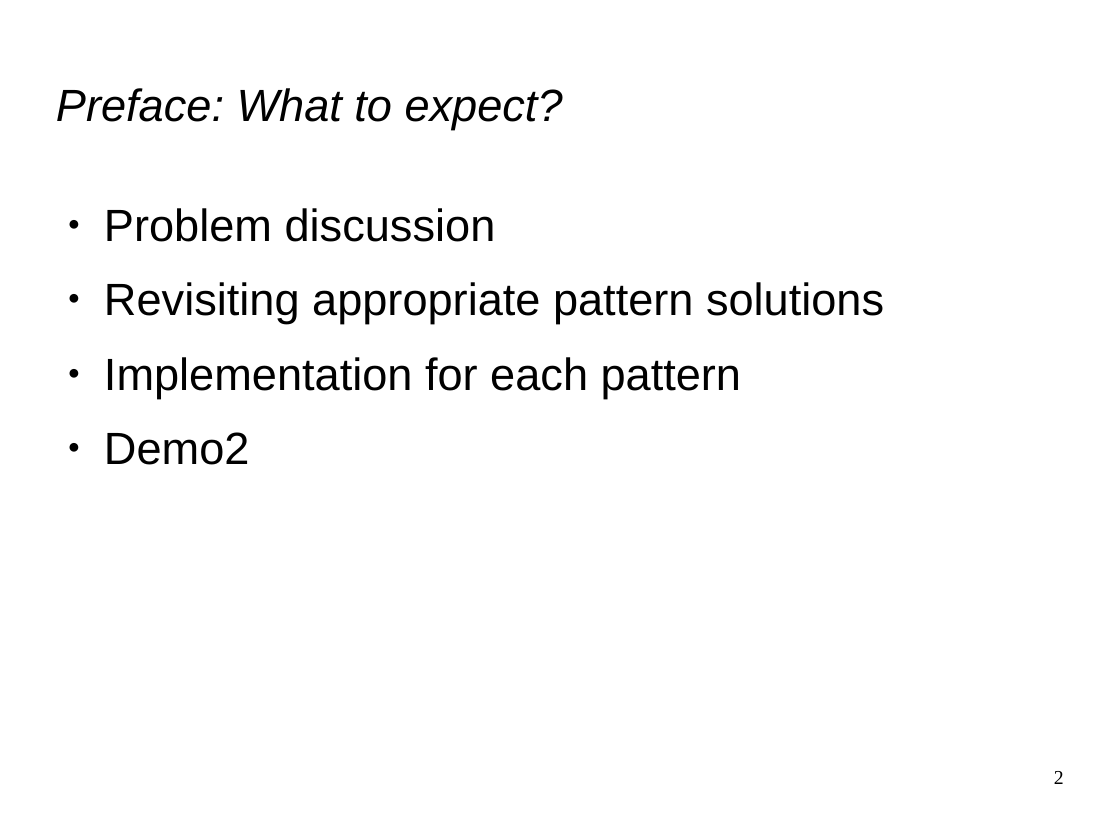
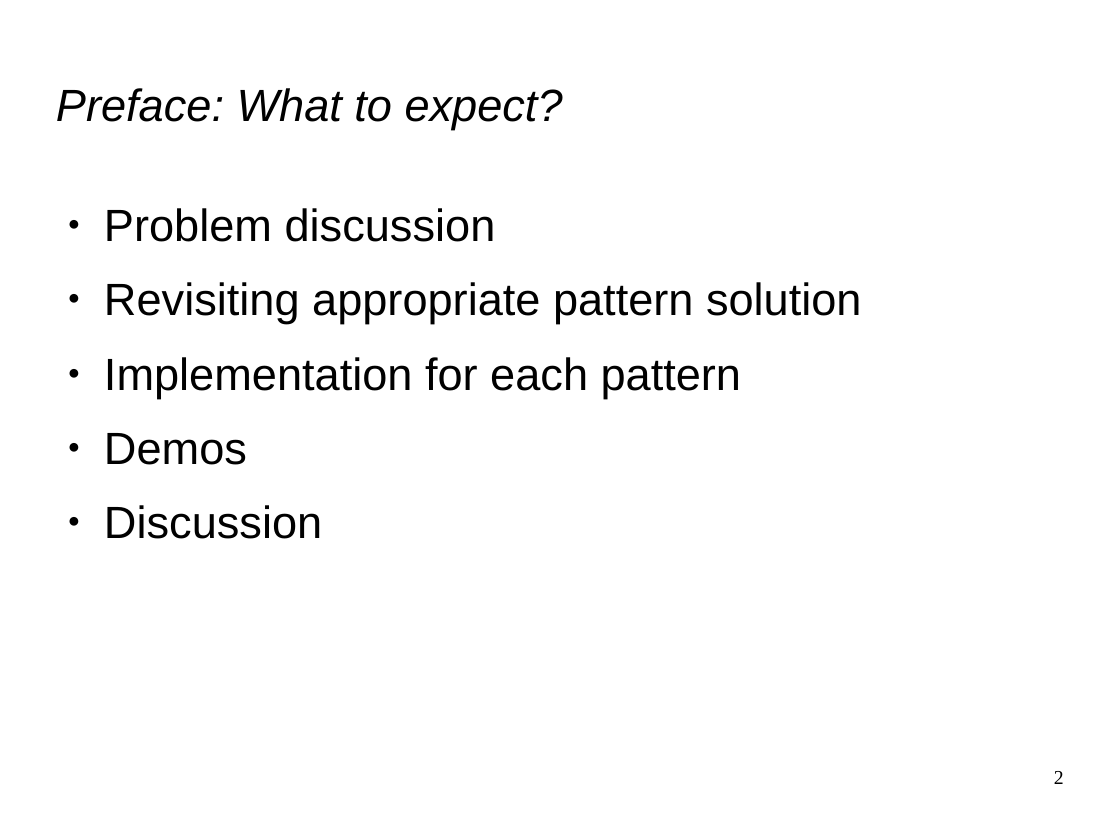
Before and after one commit to phil535/Massive-Multiplayer-Observer, a slide deck: slide 2 of Doc/pres_dp.odp. Drawn at 1120x840 pixels with LibreOffice and Linux fonts; fonts in the diff are those of the drawing. Boxes give left, top, right and bottom in pixels: in the first picture for what was removed or moved away, otherwise in the second. Text is boxed around its words. In the diff, an @@ line names an element or a change of style, - is before the commit and + after.

```diff
--- a/Doc/pres_dp.odp
+++ b/Doc/pres_dp.odp
@@ text at (104,282,862,324): text changed @@
-● Revisiting appropriate pattern solutions
+● Revisiting appropriate pattern solution
@@ text at (104,433,322,539): text changed @@
-● Demo2
+● Demos
+● Discussion
```
Also in this commit, not shown: 6 other slides changed, 14 slides added, 1 slide removed.
